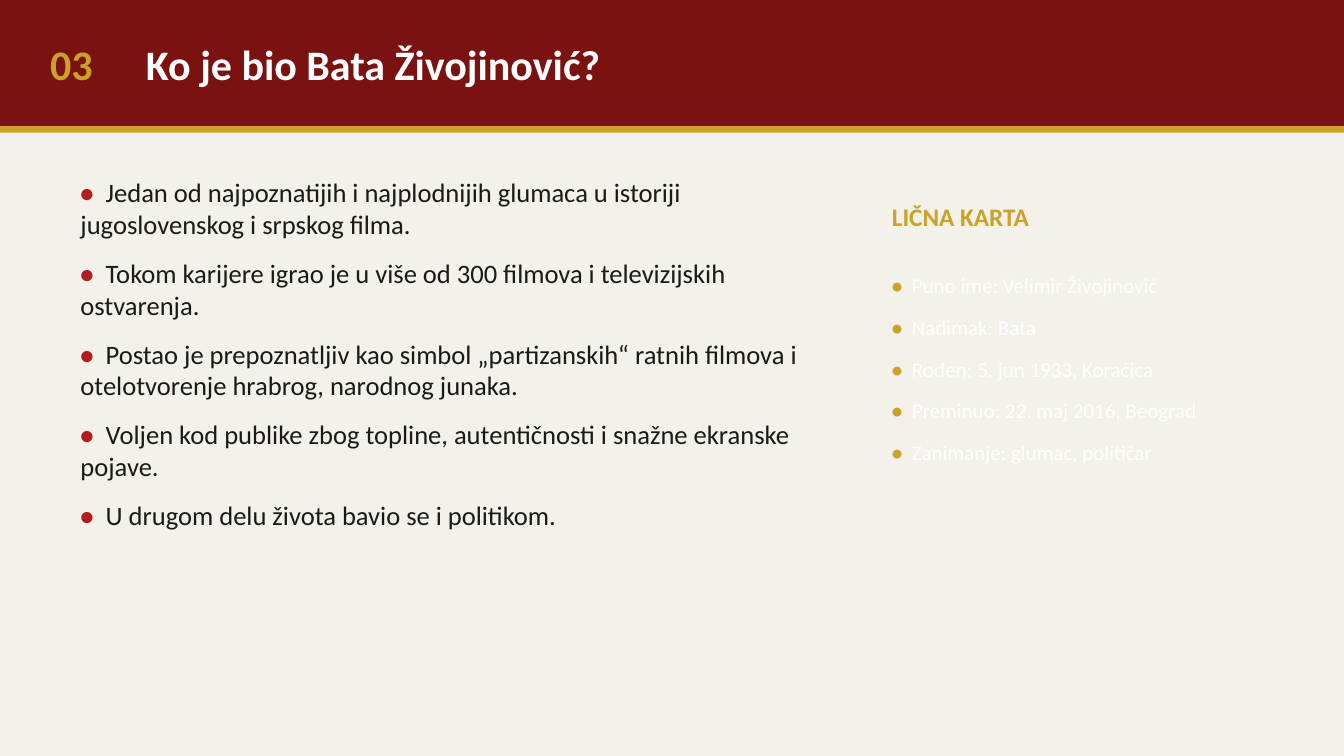
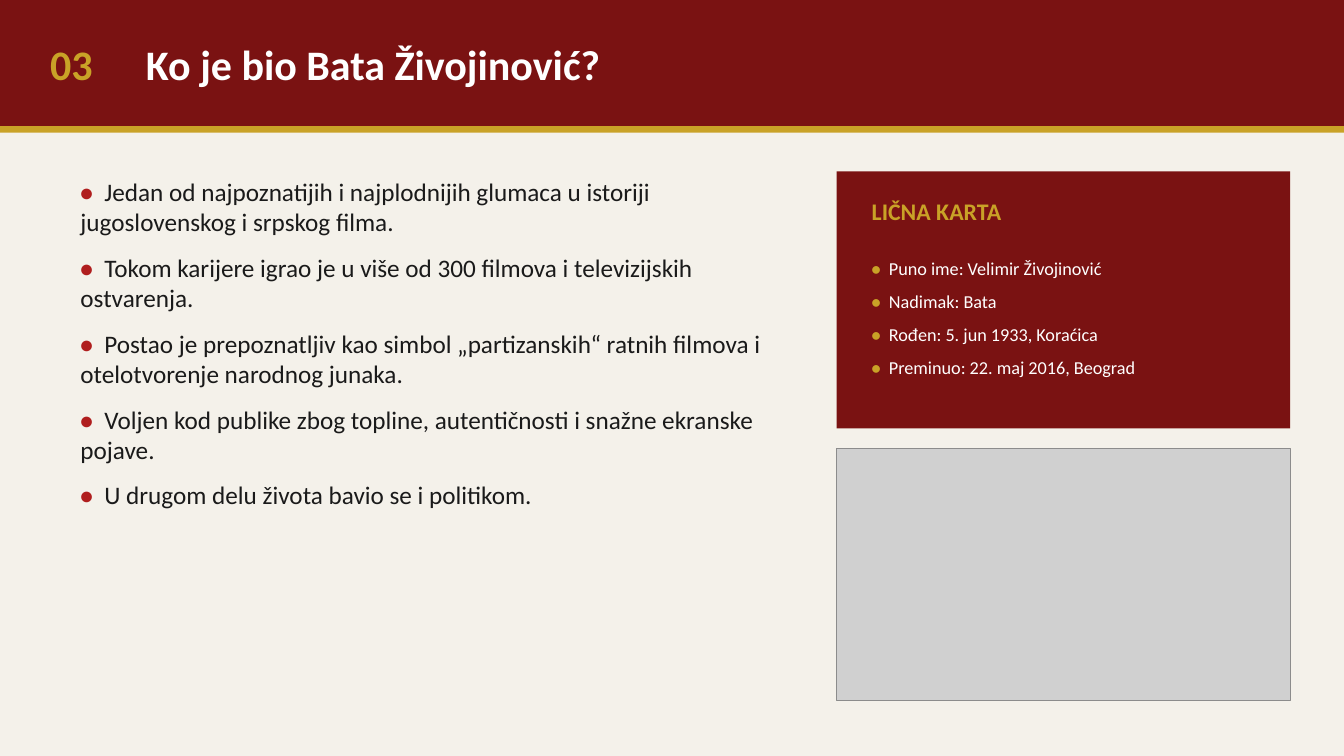
Before and after one commit to voker044/sumski_kutak, a slide deck: slide 3 of Bata_Zivojinovic_prezentacija.pptx. Drawn at 1344x756 pixels with LibreOffice and Linux fonts; fonts in the diff are those of the drawing; grey boxes stand for pictures. Boxes give left, top, right and bottom in pixels: in the first picture for what was removed or moved away, otherwise in the second. Text is boxed around its words. In the diff, an @@ line names an element or a change of style, - is before the commit and + after.

```diff
--- a/Bata_Zivojinovic_prezentacija.pptx
+++ b/Bata_Zivojinovic_prezentacija.pptx
@@ rectangle added at <box>837,171,1291,429</box>, fill #7A1212 @@
@@ text at <box>80,183,753,509</box>: size 19 to 18 pt in "• Jedan od najpoznatijih i najplodnijih glumaca ...", "• Tokom karijere igrao je u više ...", "• Voljen kod publike zbog topline, autentičnosti ...", "• U drugom delu života bavio se ..."; less space between paragraphs @@
@@ text "LIČNA KARTA": place and size @@
-text "LIČNA KARTA" at <box>892,206,1029,226</box>
+text "LIČNA KARTA" at <box>872,200,1001,220</box>
@@ text "LIČNA KARTA" at <box>872,200,1001,220</box>: size 18 to 17 pt @@
@@ text added at <box>889,260,1135,377</box>, 13 pt, text #FFFFFF @@
+• Puno ime: Velimir Živojinović
+• Nadimak: Bata
+• Rođen: 5. jun 1933, Koraćica
+• Preminuo: 22. maj 2016, Beograd
@@ text at <box>80,335,760,388</box>: text changed; size 19 to 18 pt @@
-• Postao je prepoznatljiv kao simbol „partizanskih“ ratnih filmova i otelotvorenje hrabrog, narodnog junaka.
+• Postao je prepoznatljiv kao simbol „partizanskih“ ratnih filmova i otelotvorenje narodnog junaka.
@@ picture added at <box>837,449,1291,701</box> @@
```
Also in this commit, not shown: 10 other slides changed, 8 other files.
